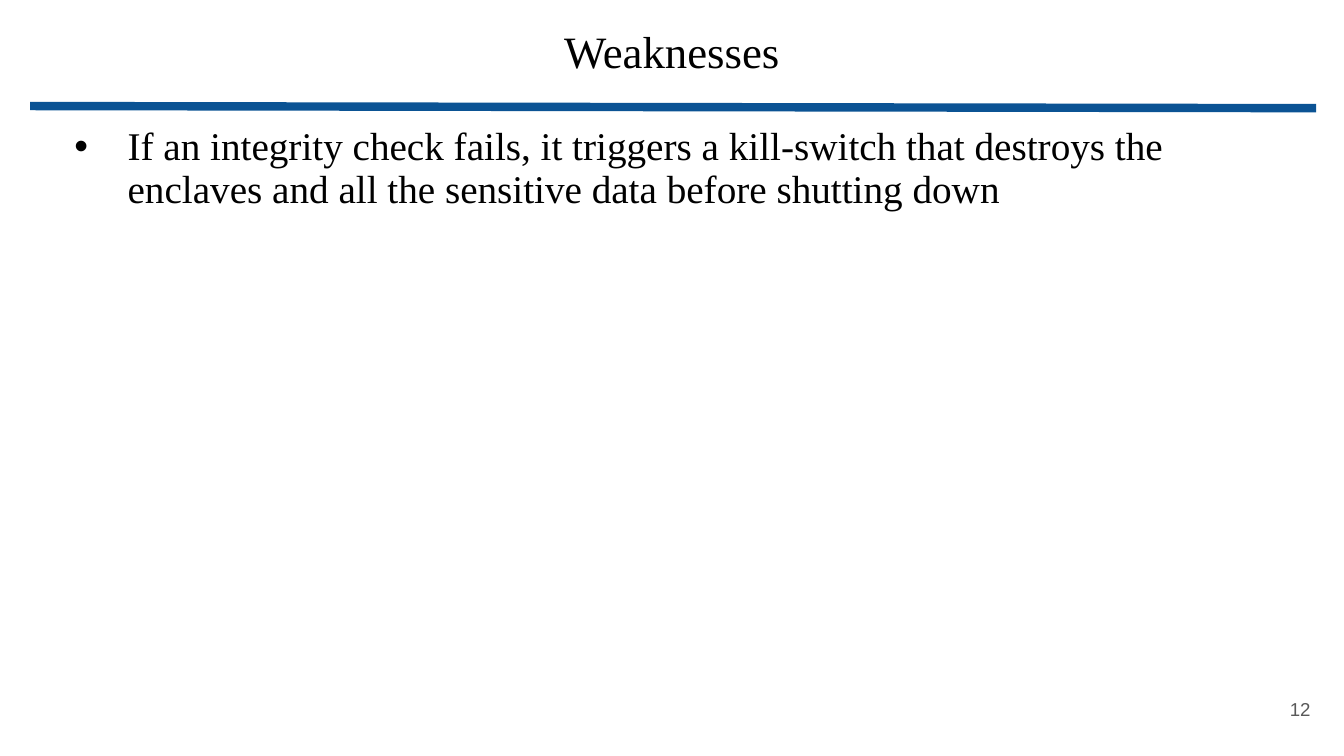
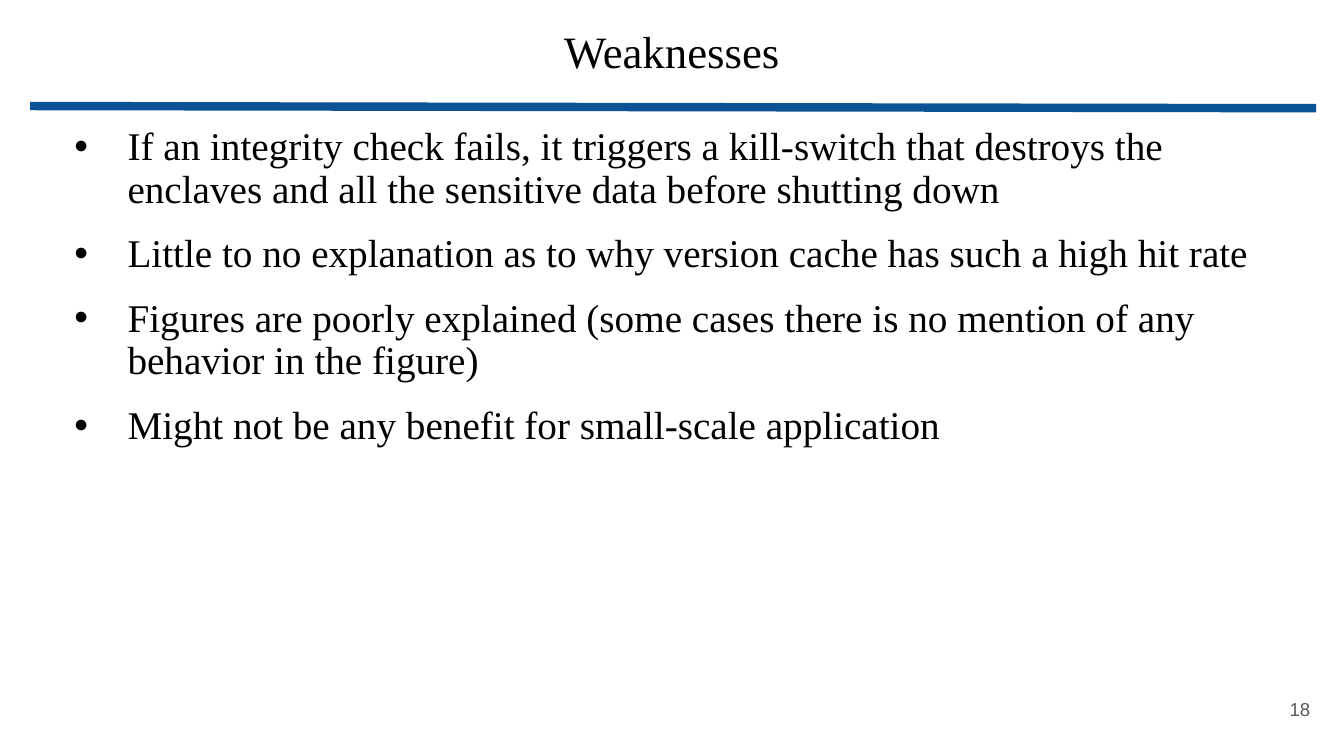
Before and after one commit to wbuz24/grad-research, a slide deck: slide 18 of presentations/Toleo.pptx (slide 12 before the commit). Drawn at 1344x756 pixels with LibreOffice and Linux fonts; fonts in the diff are those of the drawing. Boxes give left, top, right and bottom in pixels: in the first picture for what was removed or moved away, otherwise in the second. Text is boxed around its words. In the diff, an @@ line names an element or a change of style, - is before the commit and + after.

```diff
--- a/presentations/Toleo.pptx
+++ b/presentations/Toleo.pptx
@@ text at <box>128,239,1248,447</box>: paragraphs added @@
+• Little to no explanation as to why version cache has such a high hit rate
+• Figures are poorly explained (some cases there is no mention of any behavior in the figure)
+• Might not be any benefit for small-scale application
@@ page number at <box>1290,703,1311,716</box>: text changed @@
-12
+18
```
Also in this commit, not shown: 9 other slides changed, 6 slides added.
